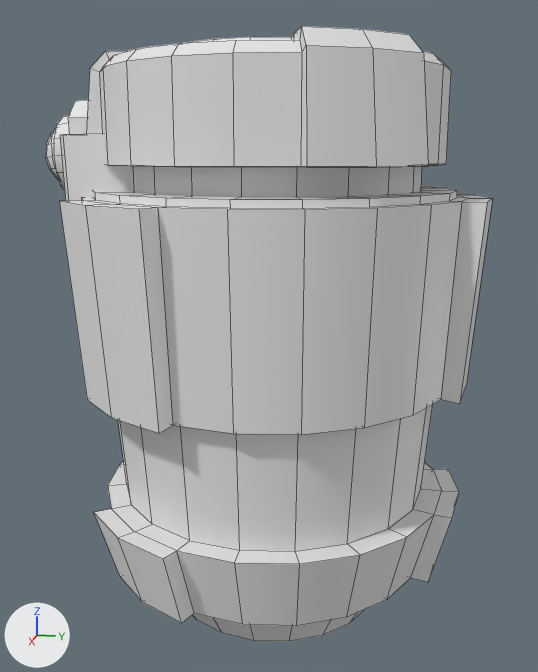
The FBX model Assets/Art/Hero Assets/Assets/A_Robot.fbx as it was, and as the next commit left it.
Camera for both pictures: a 50 mm camera at (1.798, 0.343, 1.137) aimed at (-0.006, -0.018, 0.686). The axes (+X, +Y, +Z) are drawn at lower left. The lights are the same throughout. The first picture is the older version. Mesh edges are drawn as thin lines. Where no turn or scale is listed for an object, it has been applied to the vertices.

In view in the first picture: 'Robot'.
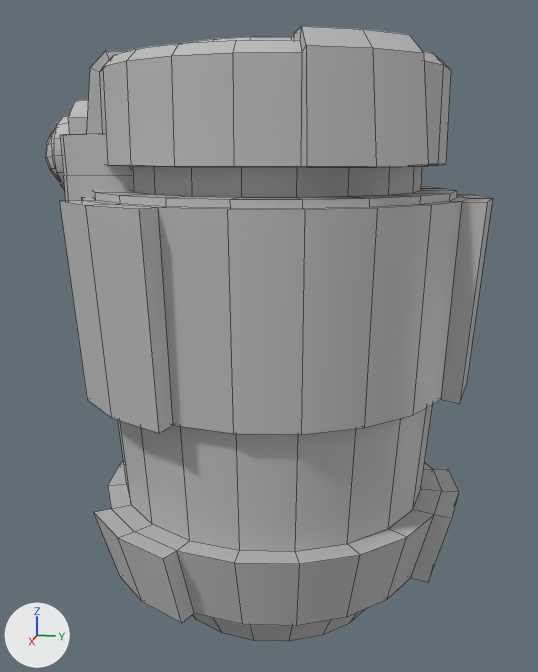
The newer file is also rescaled (x1.5) as a whole; pictures and numbers use the older file's frame.

The edits, one by one:
Material 'lambert1' (mat_lambert1) is new.
Its base color is (0.5, 0.5, 0.5) (grey #bcbcbc).
me_mesh is used by ob_robot; location (0.0, 0.0, 0.0).
me_mesh had 631 vertices, 651 faces and spanned x -0.481..0.481, y -0.582..0.503, z 0.0..1.36.
me_mesh now has 635 vertices, 634 faces and spans x -0.481..0.481, y -0.582..0.503, z 0.0..1.36.
Part 1, on me_mesh:
24 vertices are removed from x -0.345..0.345, y -0.348..0.342, z 1.005..1.18.
67 faces are deleted.
6 vertices in x -0.118..0.118, y -0.299..-0.297, z 1.18..1.259 move by (0.0, -0.098, 0.0).
6 vertices move from x -0.118..0.118, y -0.294..-0.287, z 0.932..1.026 to x -0.118..0.118, y -0.408..-0.403, z 0.932..1.026.
8 vertices are added at x -0.155..0.155, y -0.491..-0.297, z 1.085..1.18.
20 new vertices lie (0.0, 0.0, -0.059) away from vertices in x -0.345..0.345, y -0.348..0.342, z 1.111.
50 new faces join them.
me_mesh part 2: 584 faces spanning x -0.481..0.481, y -0.582..0.503, z 0.0..1.36 switch from mat_openpbr_shader1 (white #e7e7e7) to mat_lambert1 (grey #bcbcbc).

Changed parts and their boxes [x1, y1, x2, y2] in the pictures (538 x 672 px; the box of a moved part takes in the faces that stretch with it):
part 1 of me_mesh, moved or reshaped
    both: [60, 100, 457, 201]
part 2 of me_mesh, recoloured (white to grey)
    both: [46, 26, 493, 642]
